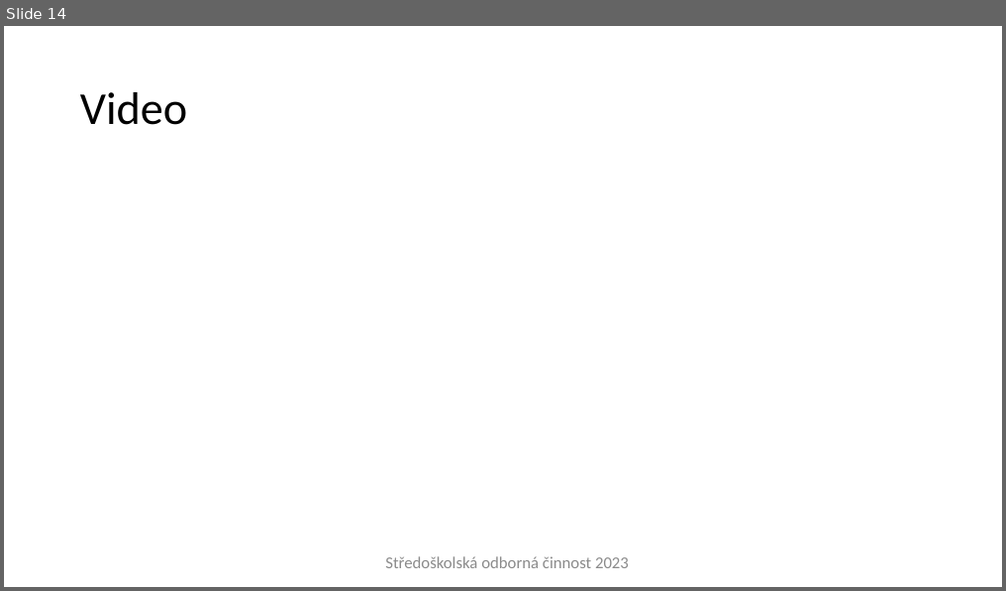
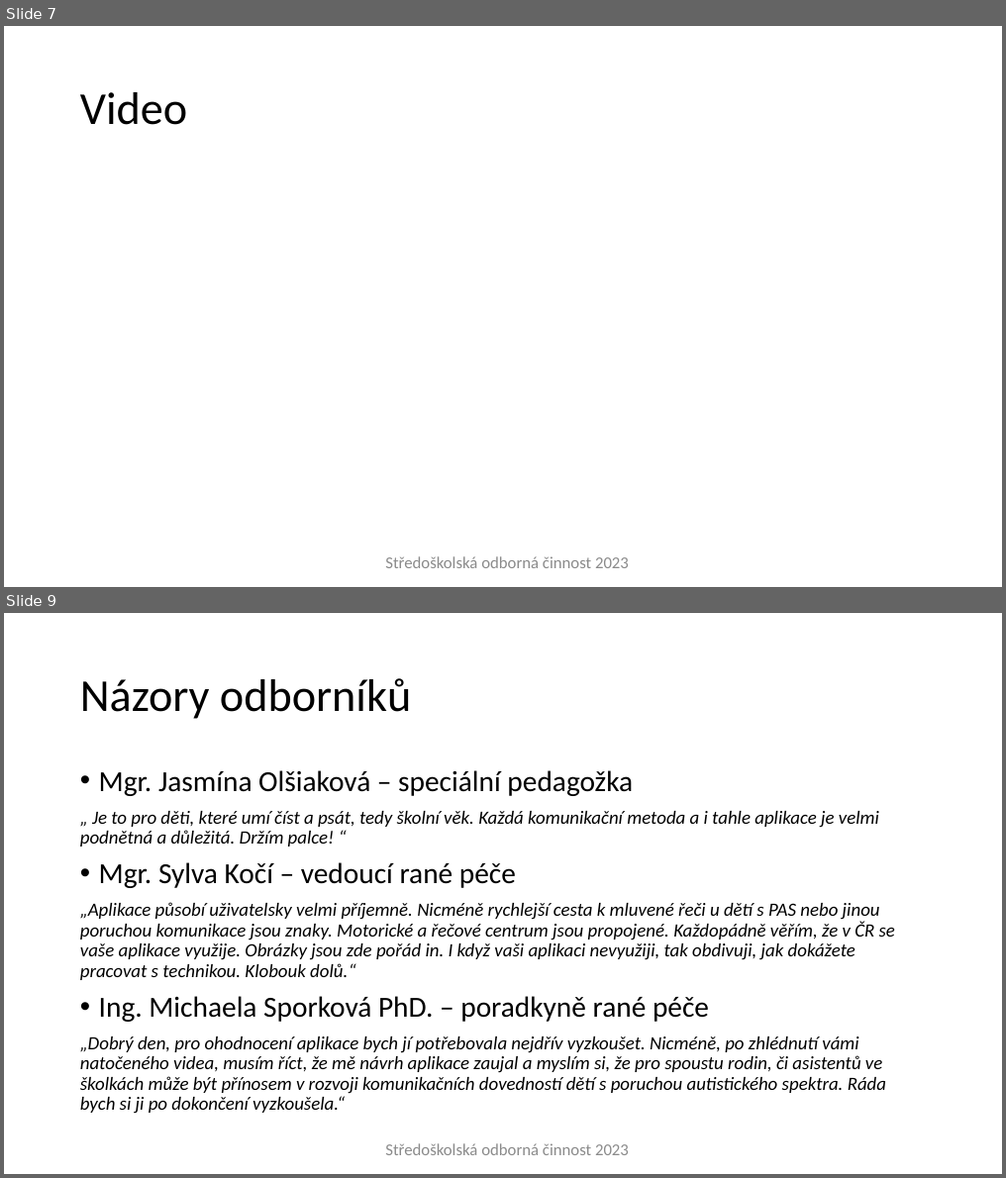
Before and after one commit to gyarab/Aplikace-Domluv-se, a slide deck: soc prezentace.pptx. Shown one above the other, each under a label of ours: slide 14 before the commit, slides 7 and 9 after it; the slides between them are not shown. The pictures are 1006x591 and 1006x1178 pixels, drawn with LibreOffice and Linux fonts; fonts in the diff are those of the drawing; background and template pictures are left out. Boxes give left, top, right and bottom in pixels: in the first picture for what was removed or moved away, otherwise in the second. Text is boxed around its words. In the diff, an @@ line names an element or a change of style, - is before the commit and + after.

```diff
--- a/soc prezentace.pptx
+++ b/soc prezentace.pptx
@@ slide 9 added at <box>4,613,1002,1174</box>, background #FFFFFF @@
@@ title added at <box>80,678,411,719</box>, 44 pt, text #000000 @@
+Názory odborníků
@@ text added at <box>80,770,895,1113</box>, 18 pt, text #000000, italic @@
+• Mgr. Jasmína Olšiaková – speciální pedagožka
+„ Je to pro děti, které umí číst a psát, tedy školní věk. Každá komunikační metoda a i tahle aplikace je velmi podnětná a důležitá. Držím palce! “
+• Mgr. Sylva Kočí – vedoucí rané péče
+„Aplikace působí uživatelsky velmi příjemně. Nicméně rychlejší cesta k mluvené řeči u dětí s PAS nebo jinou poruchou komunikace jsou znaky. Motorické a řečové centrum jsou propojené. Každopádně věřím, že v ČR se vaše aplikace využije. Obrázky jsou zde pořád in. I když vaši aplikaci nevyužiji, tak obdivuji, jak dokážete pracovat s technikou. Klobouk dolů.“
+• Ing. Michaela Sporková PhD. – poradkyně rané péče
+„Dobrý den, pro ohodnocení aplikace bych jí potřebovala nejdřív vyzkoušet. Nicméně, po zhlédnutí vámi natočeného videa, musím říct, že mě návrh aplikace zaujal a myslím si, že pro spoustu rodin, či asistentů ve školkách může být přínosem v rozvoji komunikačních dovedností dětí s poruchou autistického spektra. Ráda bych si ji po dokončení vyzkoušela.“
@@ rectangle added at <box>377,1135,638,1164</box>, outline #FFFFFF 0.75 pt, 16 pt, text #8C8C8C @@
+Středoškolská odborná činnost 2023
@@ what was slide 14 is now slide 7 @@
```
Also in this commit, not shown: 5 slides changed, 5 other slides added, 9 slides removed.
